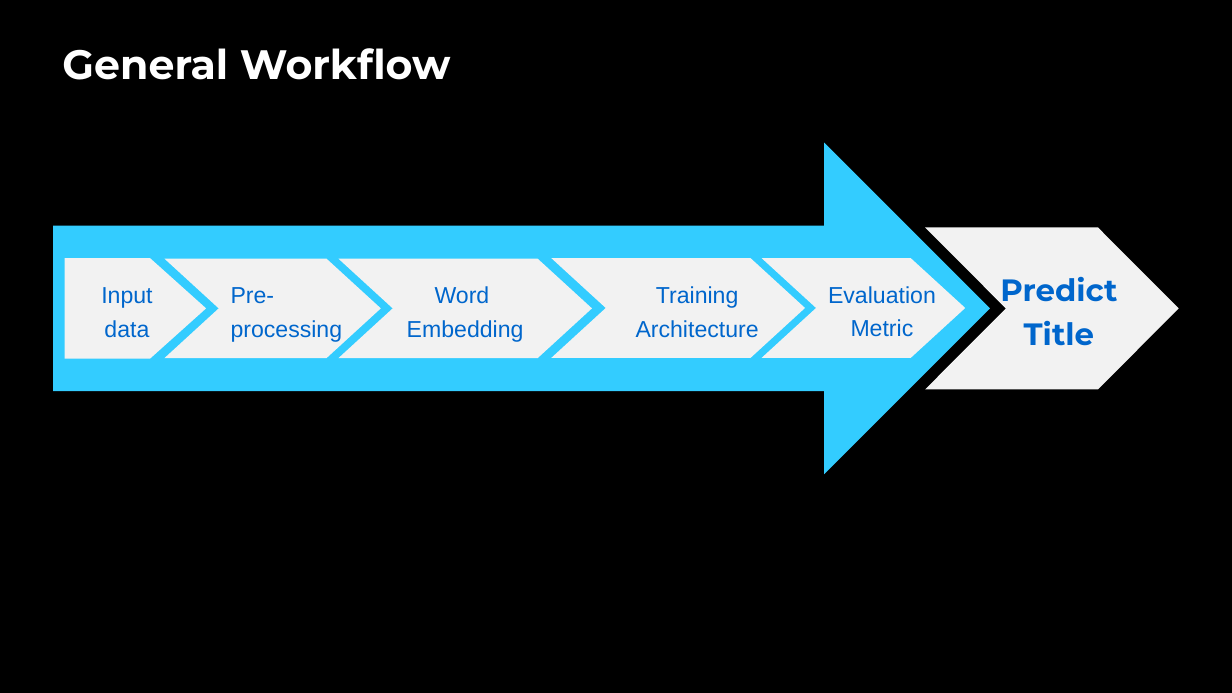
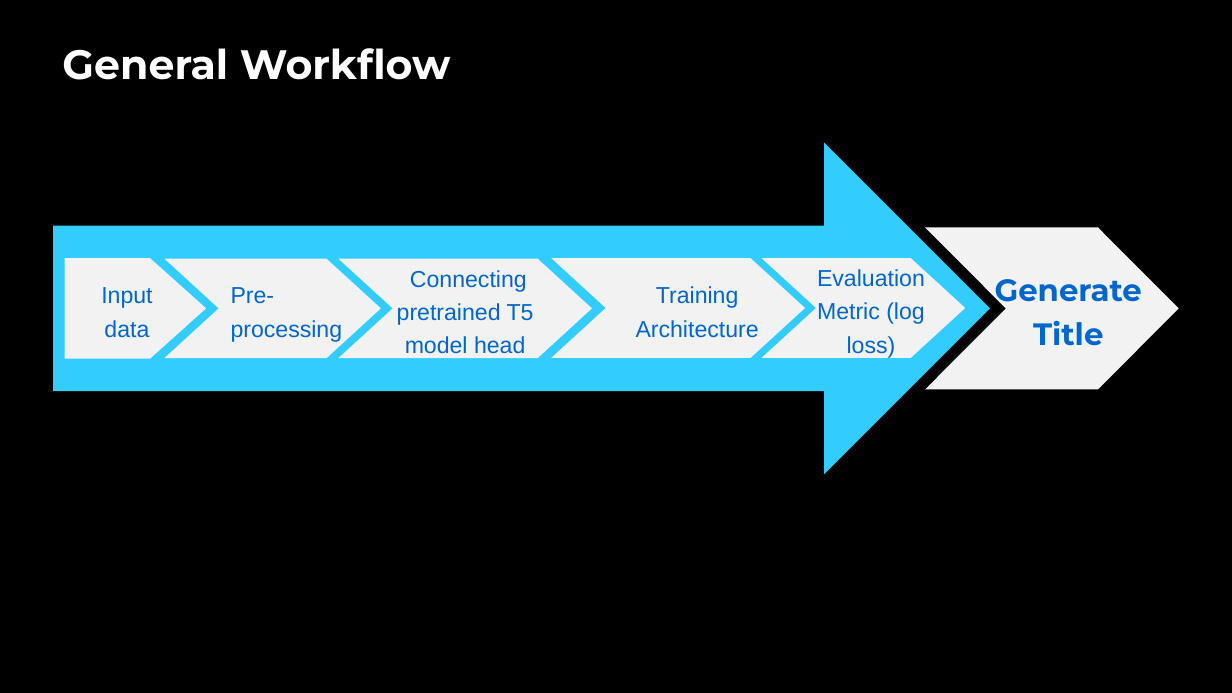
Before and after one commit to victorlifan/sone_title_generation, a slide deck: slide 5 of text_generate.pptx. Drawn at 1232x693 pixels with LibreOffice and Linux fonts; fonts in the diff are those of the drawing; background and template pictures are left out. Boxes give left, top, right and bottom in pixels: in the first picture for what was removed or moved away, otherwise in the second. Text is boxed around its words. In the diff, an @@ line names an element or a change of style, - is before the commit and + after.

Commit message:
changes to slides

```diff
--- a/text_generate.pptx
+++ b/text_generate.pptx
@@ text "Evaluation": place and size @@
-text "Evaluation" at <box>828,286,936,337</box>
+text "Evaluation" at <box>817,268,925,358</box>
@@ text at <box>397,270,534,359</box>: text changed @@
-Word
-Embedding
+Connecting pretrained T5 model head
@@ text at <box>995,279,1142,346</box>: text changed @@
-Predict Title
+Generate Title
@@ text at <box>817,302,924,358</box>: text changed @@
-Metric
+Metric (log loss)
```
Also in this commit, not shown: 6 other slides changed, 1 slide added, 55 slides removed.
